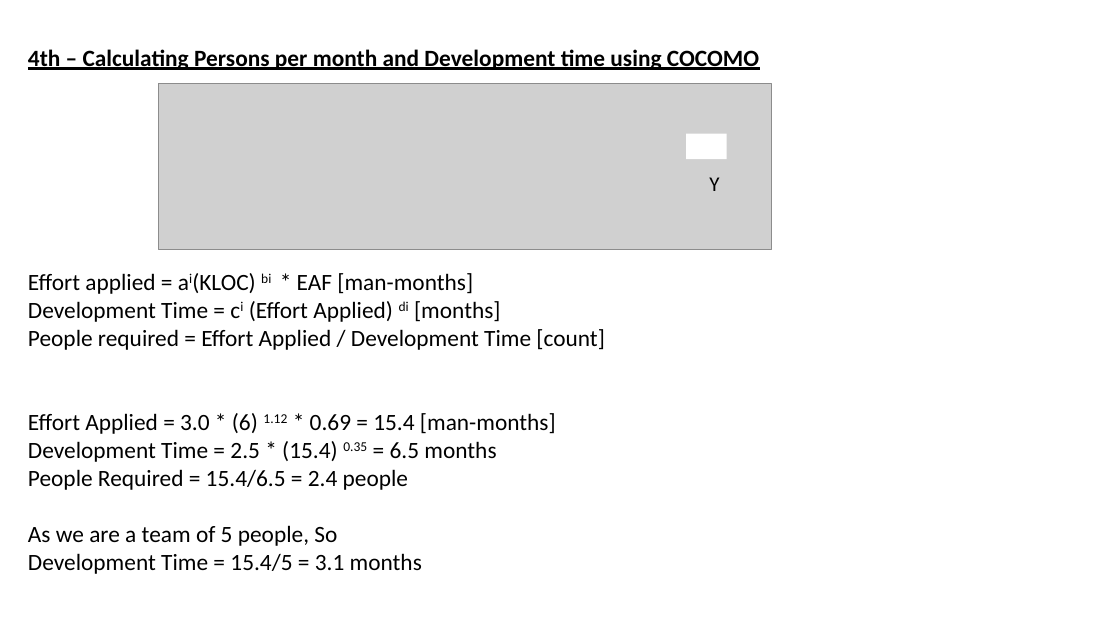
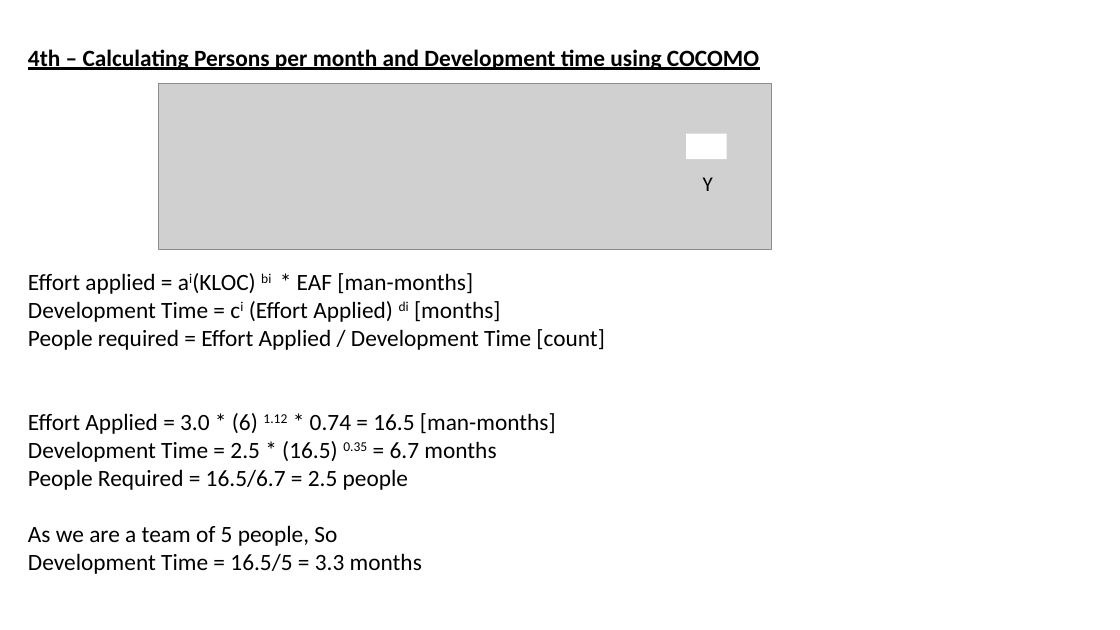
Before and after one commit to kshitijyelpale/SCS-Simulation-of-Insulin-Pump, a slide deck: slide 8 of Documentation/COCOMO for Project.pptx. Drawn at 1120x630 pixels with LibreOffice and Linux fonts; fonts in the diff are those of the drawing; grey boxes stand for pictures. Boxes give left, top, right and bottom in pixels: in the first picture for what was removed or moved away, otherwise in the second. Text is boxed around its words. In the diff, an @@ line names an element or a change of style, - is before the commit and + after.

```diff
--- a/Documentation/COCOMO for Project.pptx
+++ b/Documentation/COCOMO for Project.pptx
@@ text "Y": place and size @@
-text "Y" at [709, 177, 719, 191]
+text "Y" at [703, 177, 713, 191]
@@ text at [28, 413, 556, 490]: text changed @@
-Effort Applied = 3.0 * (6) 1.12 * 0.69 = 15.4 [man-months]
-Development Time = 2.5 * (15.4) 0.35 = 6.5 months
-People Required = 15.4/6.5 = 2.4 people
+Effort Applied = 3.0 * (6) 1.12 * 0.74 = 16.5 [man-months]
+Development Time = 2.5 * (16.5) 0.35 = 6.7 months
+People Required = 16.5/6.7 = 2.5 people
@@ text at [28, 553, 422, 574]: text changed @@
-Development Time = 15.4/5 = 3.1 months
+Development Time = 16.5/5 = 3.3 months
```
Also in this commit, not shown: 1 other slide changed, 3 other files.
